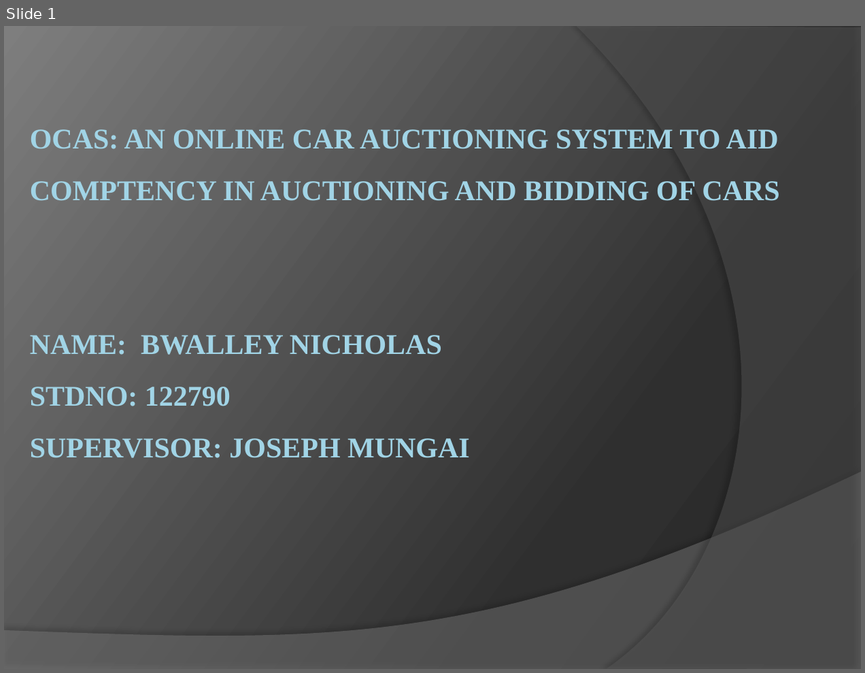
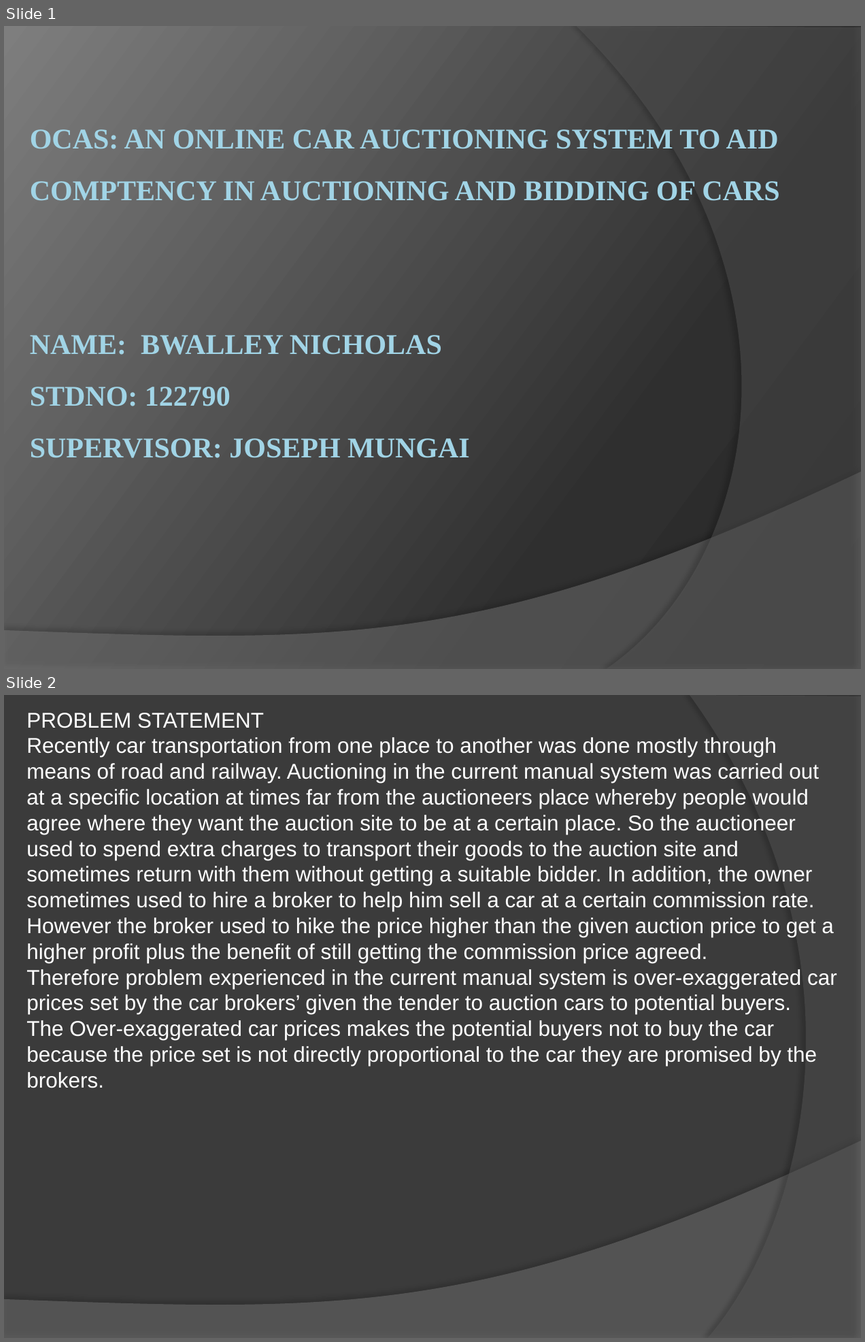
Before and after one commit to NickBwalley/Online-Car-Auctioning-System-Documentation, a slide deck: OCAS/Nicholas Bwalley_PowerPoint_122790.pptx. Shown one above the other, each under a label of ours: slide 1 before the commit, slides 1 and 2 after it. The pictures are 865x673 and 865x1342 pixels, drawn with LibreOffice and Linux fonts; fonts in the diff are those of the drawing. Boxes give left, top, right and bottom in pixels: in the first picture for what was removed or moved away, otherwise in the second. Text is boxed around its words. In the diff, an @@ line names an element or a change of style, - is before the commit and + after.

Commit message:
powerpoint

```diff
--- a/OCAS/Nicholas Bwalley_PowerPoint_122790.pptx
+++ b/OCAS/Nicholas Bwalley_PowerPoint_122790.pptx
@@ slide 2 added at [4,695,861,1338], background #3B3B3B; not listed: 1 template element that a slide beside it also shows @@
@@ text added at [26,713,837,1088], 18 pt, text #FFFFFF @@
+PROBLEM STATEMENT
+Recently car transportation from one place to another was done mostly through means of road and railway. Auctioning in the current manual system was carried out at a specific location at times far from the auctioneers place whereby people would agree where they want the auction site to be at a certain place. So the auctioneer used to spend extra charges to transport their goods to the auction site and sometimes return with them without getting a suitable bidder. In addition, the owner sometimes used to hire a broker to help him sell a car at a certain commission rate.
+However the broker used to hike the price higher than the given auction price to get a higher profit plus the benefit of still getting the commission price agreed.
+Therefore problem experienced in the current manual system is over-exaggerated car prices set by the car brokers’ given the tender to auction cars to potential buyers.
+The Over-exaggerated car prices makes the potential buyers not to buy the car because the price set is not directly proportional to the car they are promised by the brokers.
@@ freeform shape added at [689,695,861,1338], fill #5E5E5E at 40% opacity @@
```
Also in this commit, not shown: 1 slide removed.
